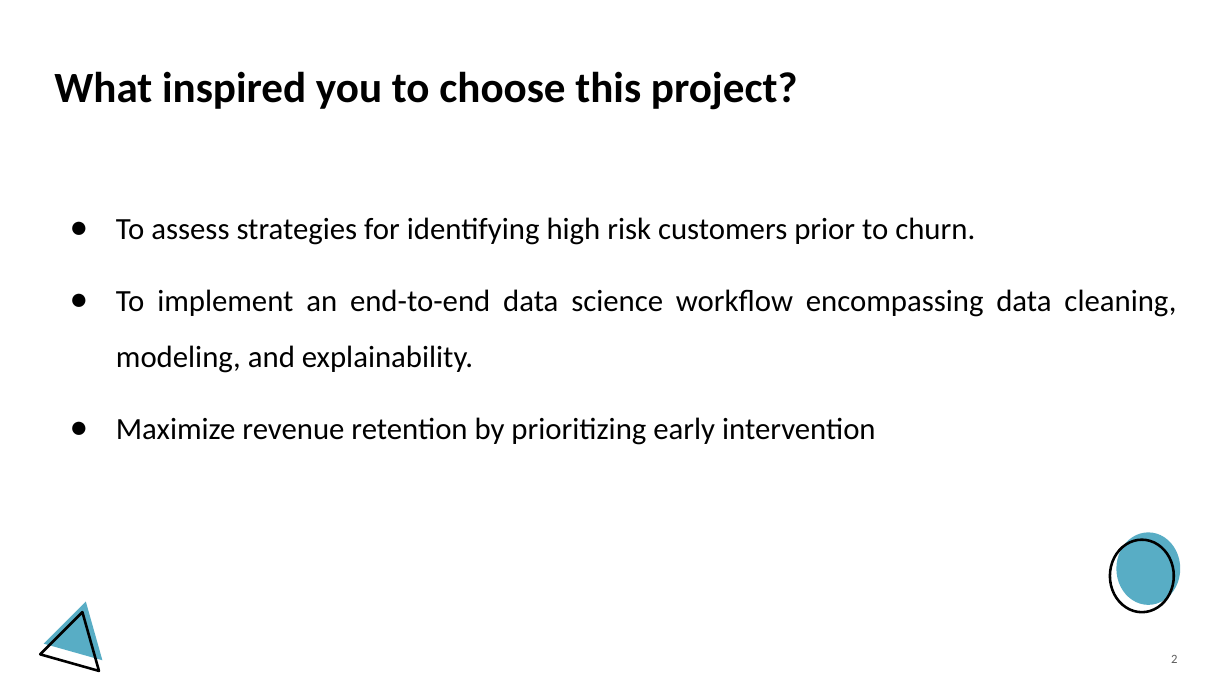
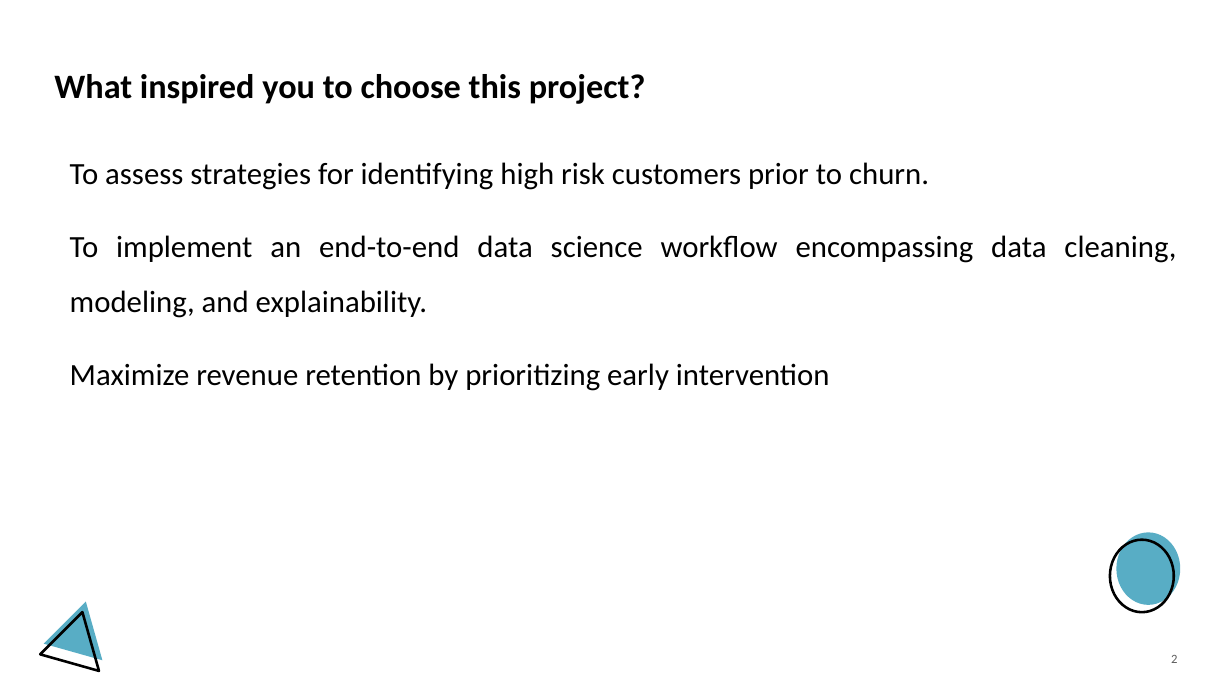
Before and after one commit to gwillcoding/ML_project, a slide deck: slide 2 of Project_presentation.pptx. Drawn at 1232x693 pixels with LibreOffice and Linux fonts; fonts in the diff are those of the drawing; background and template pictures are left out. Boxes give left, top, right and bottom in pixels: in the first picture for what was removed or moved away, otherwise in the second. Text is boxed around its words. In the diff, an @@ line names an element or a change of style, - is before the commit and + after.

```diff
--- a/Project_presentation.pptx
+++ b/Project_presentation.pptx
@@ title "What inspired you to choose ..." at [54,74,646,104]: size 25.2 to 20 pt @@
@@ text "To assess strategies for identifying ..." at [70,162,1176,391]: bullet ● to none @@
```
Also in this commit, not shown: 8 other slides changed, 2 slides added, 1 slide removed, 1 other file.
